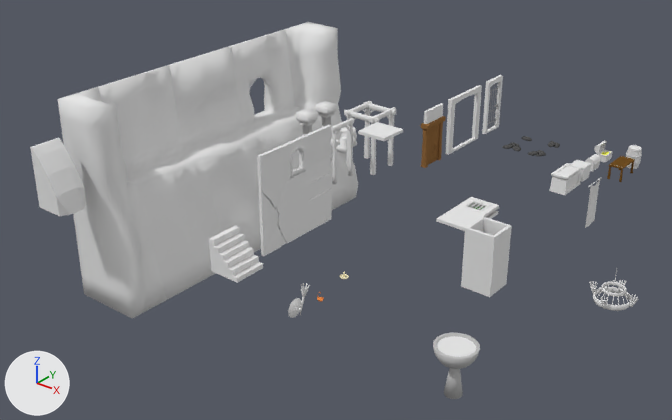
The Blender file Resources/Blender/Scenery/ModularDungeon/Assets.blend: old version first, new version second.
Both versions are drawn from a 50 mm camera at (31.7, -44.1, 25.0) aimed at (-1.6, -2.4, -0.9). The lights are fixed; the arrows at lower left show +X, +Y and +Z.

Names of what the first picture shows: 'Dn_Beam_3', 'Dn_Ceiling_1', 'Dn_Cliff_1', 'Dn_Cliff_2', 'Dn_Cliff_3', 'Dn_Cliff_4', 'Dn_Cliff_5', 'Dn_Landslide_1', 'Dn_Stairs_1', 'Dn_Trap_1', 'Dn_Wall_1', 'Dn_Wall_2', 'Dn_Wall_3'.
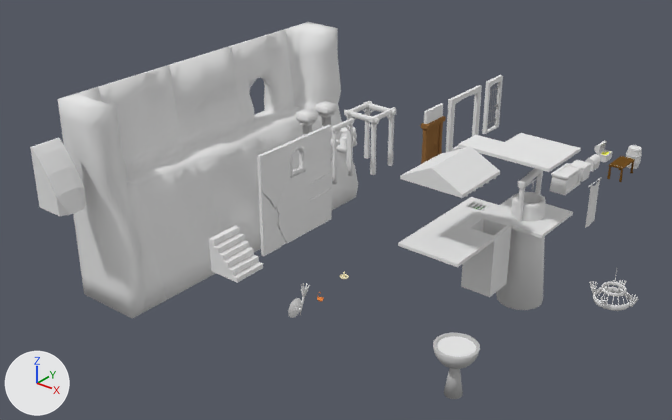
Location of each change, (x1, y1, x2, y2) in pixels of the pictures (672 x 420 px):
'Dn_Pond_1', added: after (483, 192, 573, 310)
'Dn_Ceiling_Big_2', added: after (400, 146, 500, 198)
'Dn_Floor_Big_1', added: after (398, 219, 495, 267)
'Dn_Ceiling_Big_1', added: after (487, 133, 581, 172)
'Dn_Ceiling_1', moved: before (358, 122, 403, 141); after (458, 135, 504, 155)
'Dn_Pond_Beam_1', added: after (516, 168, 543, 222)

The change in detail:
Material 'Material.Beam.001' (mat_material_beam_001) is new.
Its base color is (0.8, 0.8, 0.8) (white #e7e7e7).
Mesh me_dn_ceiling_big_beam_1 is new.
It has 640 vertices, 580 faces and spans x -2.04..2.04, y -1.56..1.51, z 3.9..5.06.
It uses material mat_material_beam (white #e7e7e7).
Mesh me_dn_ceiling_big_2 is new.
It has 24 vertices, 24 faces and spans x -2.0..2.0, y -2.0..2.0, z 4.0..5.2.
It uses material mat_material_trap (white #e7e7e7).
Mesh me_dn_ceiling_big_1 is new.
It is a box spanning x -2.0..2.0, y -2.0..2.0, z 4.0..4.2.
It uses material mat_material_trap (white #e7e7e7).
Mesh me_dn_pond_beam_1 is new.
It has 288 vertices, 258 faces and spans x -0.28..0.29, y -1.34..1.35, z -0.11..2.87.
It uses material mat_material_beam_001 (white #e7e7e7).
Mesh me_dn_pond_1 is new.
It has 149 vertices, 164 faces and spans x -2.0..2.0, y -2.0..2.0, z -5.95..1.06.
It uses material mat_material_floor (white #e7e7e7).
Mesh me_dn_floor_big_1 is new.
It is a box spanning x -2.0..2.0, y -2.0..2.0, z -0.2..0.0.
It uses material mat_material_floor (white #e7e7e7).
Object 'Dn_Ceiling_1' (ob_dn_ceiling_1) moves from (0.0, 0.0, 0.0) to (6.0, 2.0, 0.0).
Object 'Dn_Ceiling_Big_Beam_1' (ob_dn_ceiling_big_beam_1) is new; it shows me_dn_ceiling_big_beam_1.
Its location is (7.0, -3.0, 0.0).
Object 'Dn_Ceiling_Big_2' (ob_dn_ceiling_big_2) is new; it shows me_dn_ceiling_big_2.
Its location is (7.0, -3.0, 0.0).
Object 'Dn_Ceiling_Big_1' (ob_dn_ceiling_big_1) is new; it shows me_dn_ceiling_big_1.
Its location is (9.0, 3.0, 0.0).
Object 'Dn_Pond_Beam_1' (ob_dn_pond_beam_1) is new; it shows me_dn_pond_beam_1.
Its location is (9.0, 3.0, 0.0).
Object 'Dn_Pond_1' (ob_dn_pond_1) is new; it shows me_dn_pond_1.
Its location is (9.0, 3.0, 0.0).
Object 'Dn_Floor_Big_1' (ob_dn_floor_big_1) is new; it shows me_dn_floor_big_1.
Its location is (7.0, -3.0, 0.0).
